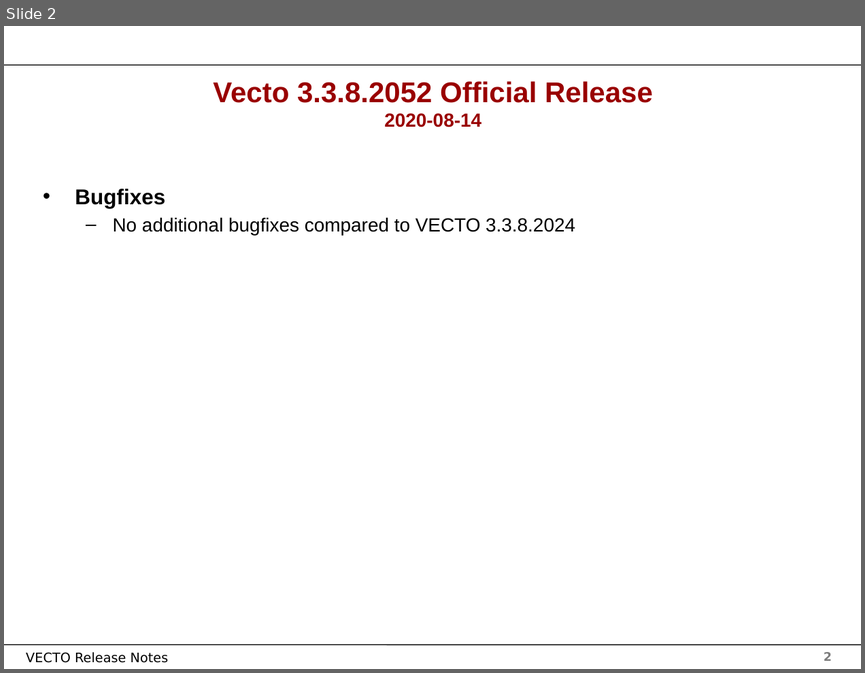
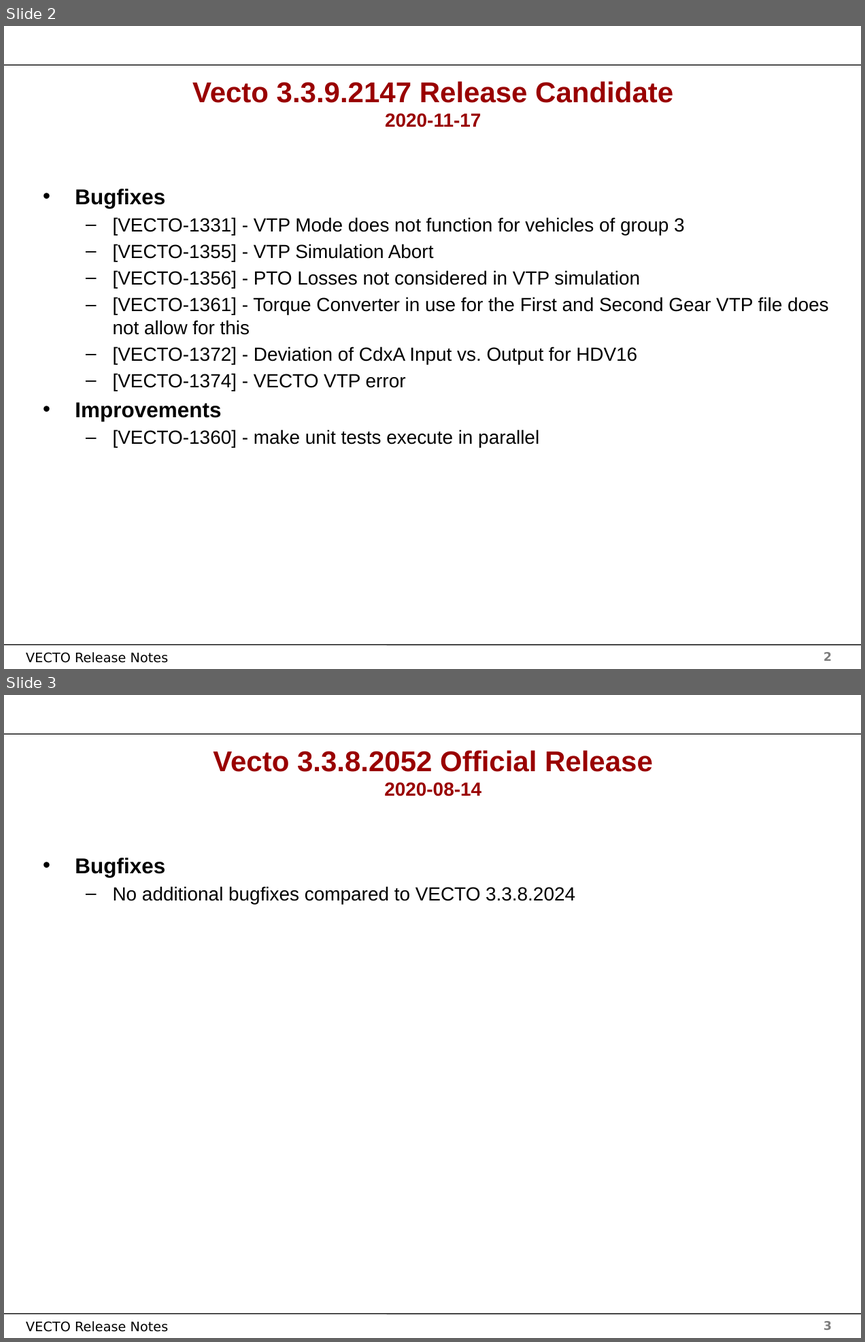
Before and after one commit to tanawadeatharva/BharatVECTO, a slide deck: Documentation/User Manual Source/Release Notes Vecto3.x.pptx. Shown one above the other, each under a label of ours: slide 2 before the commit, slides 2 and 3 after it. The pictures are 865x673 and 865x1342 pixels, drawn with LibreOffice and Linux fonts; fonts in the diff are those of the drawing; background and template pictures are left out. Boxes give left, top, right and bottom in pixels: in the first picture for what was removed or moved away, otherwise in the second. Text is boxed around its words. In the diff, an @@ line names an element or a change of style, - is before the commit and + after.

```diff
--- a/Documentation/User Manual Source/Release Notes Vecto3.x.pptx
+++ b/Documentation/User Manual Source/Release Notes Vecto3.x.pptx
@@ slide 2 added at (4, 26, 861, 669), background #FFFFFF; not listed: 4 template elements that a slide beside it also shows @@
@@ title added at (192, 81, 673, 127), 24 pt, text #990000, bold @@
+Vecto 3.3.9.2147 Release Candidate
+2020-11-17
@@ text added at (75, 189, 829, 448), 16 pt, text #000000 @@
+• Bugfixes
+  – [VECTO-1331] - VTP Mode does not function for vehicles of group 3
+  – [VECTO-1355] - VTP Simulation Abort
+  – [VECTO-1356] - PTO Losses not considered in VTP simulation
+  – [VECTO-1361] - Torque Converter in use for the First and Second Gear VTP file does not allow for this
+  – [VECTO-1372] - Deviation of CdxA Input vs. Output for HDV16
+  – [VECTO-1374] - VECTO VTP error
+• Improvements
+  – [VECTO-1360] - make unit tests execute in parallel
@@ what was slide 2 is now slide 3 @@
@@ page number at (823, 1321, 832, 1329): text changed @@
-2
+3
```
Also in this commit, not shown: 1 slide changed, 13 other files.
